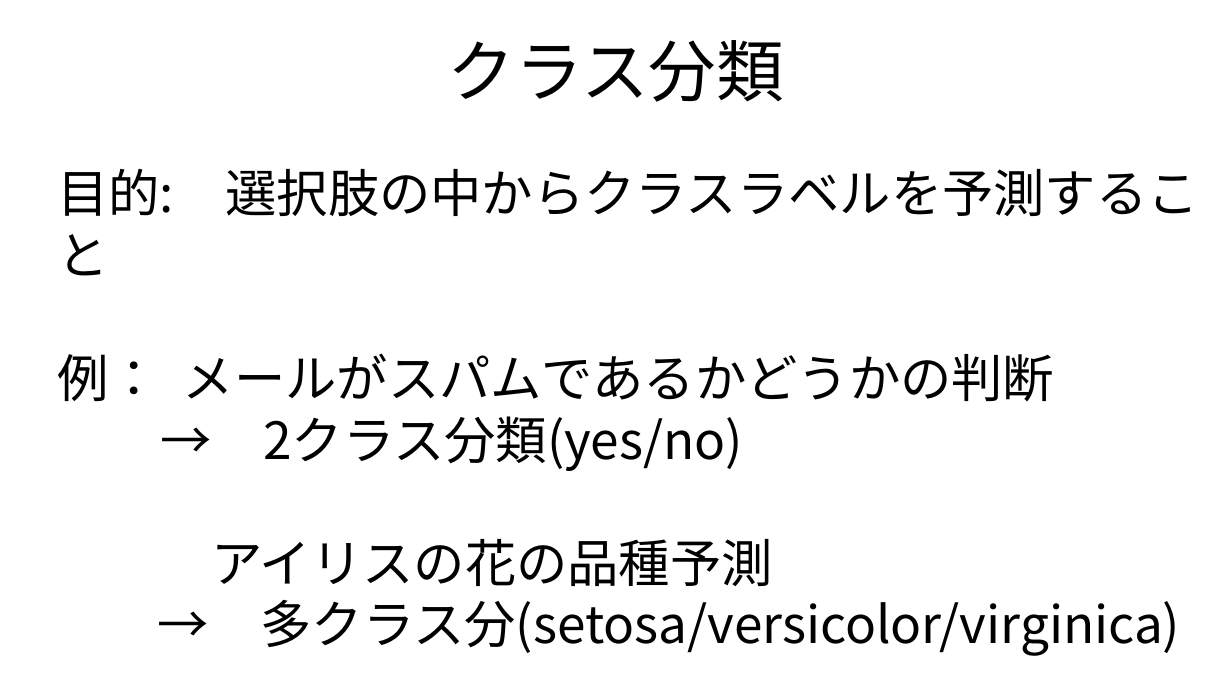
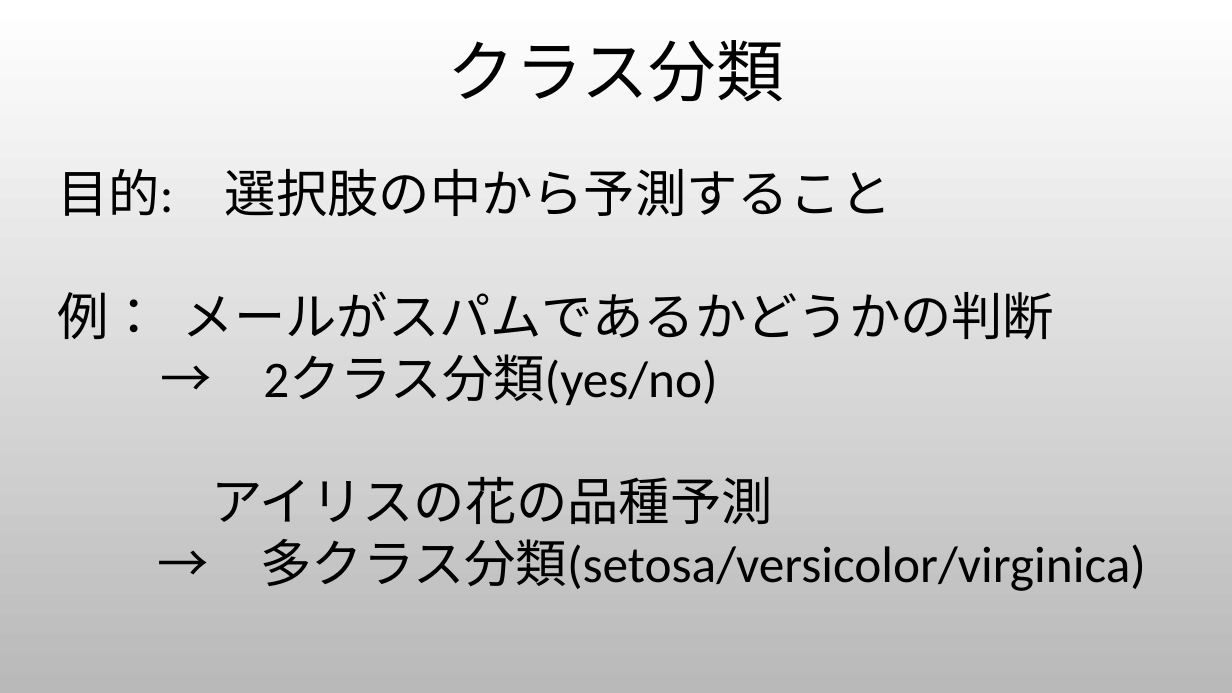
Before and after one commit to ShomaMori/kikaigakushu, a slide deck: slide 2 of zemi.pptx. Drawn at 1232x693 pixels with LibreOffice and Linux fonts; fonts in the diff are those of the drawing; background and template pictures are left out. Boxes give left, top, right and bottom in pixels: in the first picture for what was removed or moved away, otherwise in the second. Text is boxed around its words. In the diff, an @@ line names an element or a change of style, - is before the commit and + after.

```diff
--- a/zemi.pptx
+++ b/zemi.pptx
@@ background #FFFFFF to picture (left out) @@
@@ text at <box>57,169,892,216</box>: text changed; font Noto Sans CJK JP to Calibri @@
-目的: 選択肢の中からクラスラベルを予測すること
+目的: 選択肢の中から予測すること
@@ text at <box>57,291,1054,524</box>: font Noto Sans CJK JP to Calibri in "例： メールがスパムであるかどうかの判断", "→ 2クラス分類(yes/no)", "アイリスの花の品種予測" @@
@@ text at <box>261,539,1146,591</box>: text changed; font Noto Sans CJK JP to Calibri @@
-→ 多クラス分(setosa/versicolor/virginica)
+→ 多クラス分類(setosa/versicolor/virginica)
```
Also in this commit, not shown: 3 other slides changed, 6 slides added, 6 other files.
